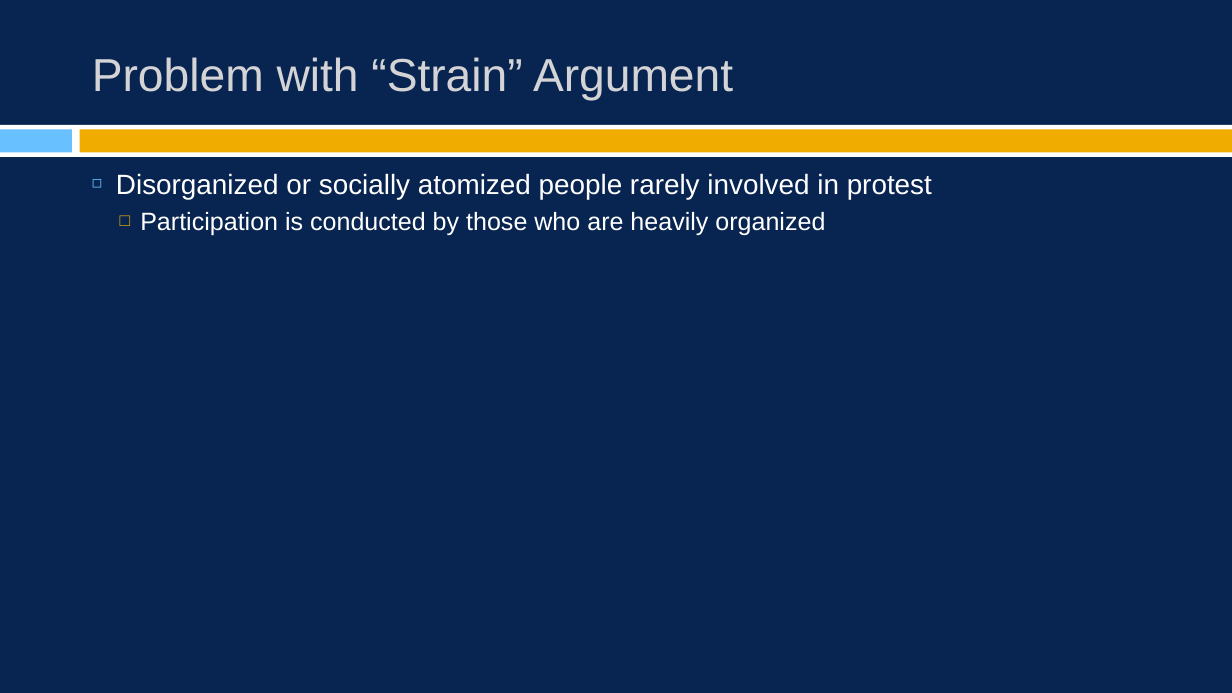
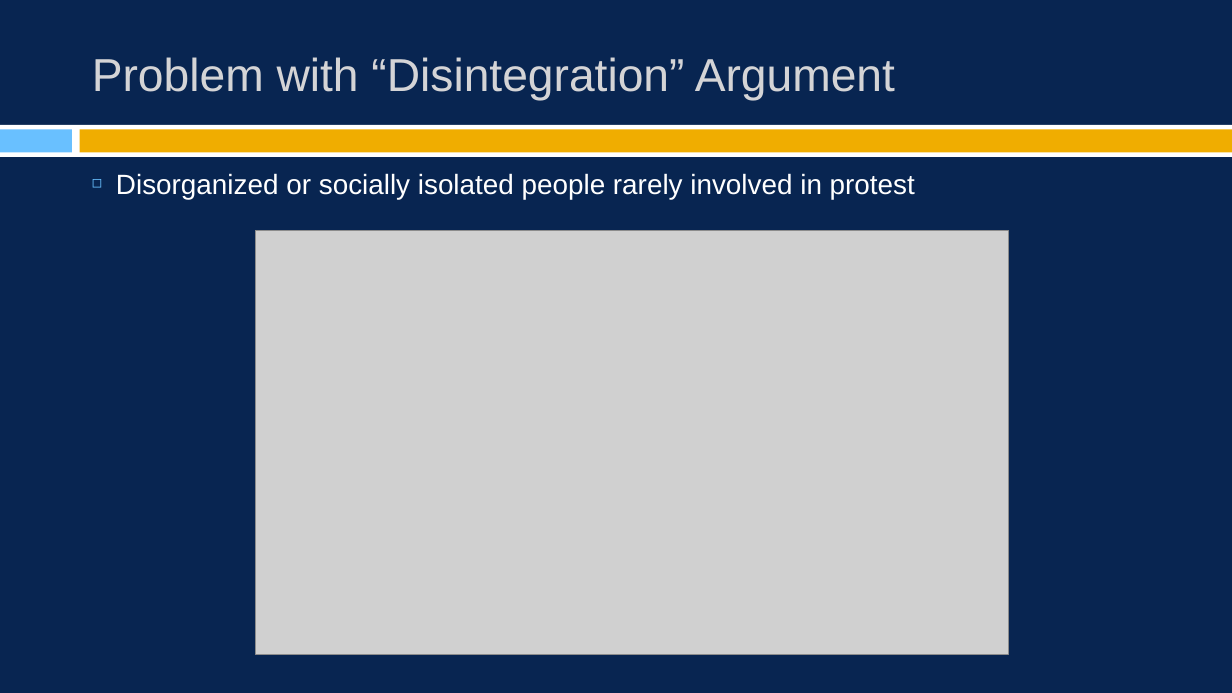
Before and after one commit to burrelvannjr/movements_csuf, a slide deck: slide 13 of ppts/notes/ch_2.pptx (slide 11 before the commit). Drawn at 1232x693 pixels with LibreOffice and Linux fonts; fonts in the diff are those of the drawing; grey boxes stand for pictures. Boxes give left, top, right and bottom in pixels: in the first picture for what was removed or moved away, otherwise in the second. Text is boxed around its words. In the diff, an @@ line names an element or a change of style, - is before the commit and + after.

```diff
--- a/ppts/notes/ch_2.pptx
+++ b/ppts/notes/ch_2.pptx
@@ title at [92,57,895,101]: text changed @@
-Problem with “Strain” Argument
+Problem with “Disintegration” Argument
@@ text at [116,173,915,199]: text changed @@
-◻ Disorganized or socially atomized people rarely involved in protest
-  □ Participation is conducted by those who are heavily organized
+◻ Disorganized or socially isolated people rarely involved in protest
@@ picture added at [255,230,1008,654] @@
```
Also in this commit, not shown: 22 other slides changed, 7 slides added, 5 other files.
